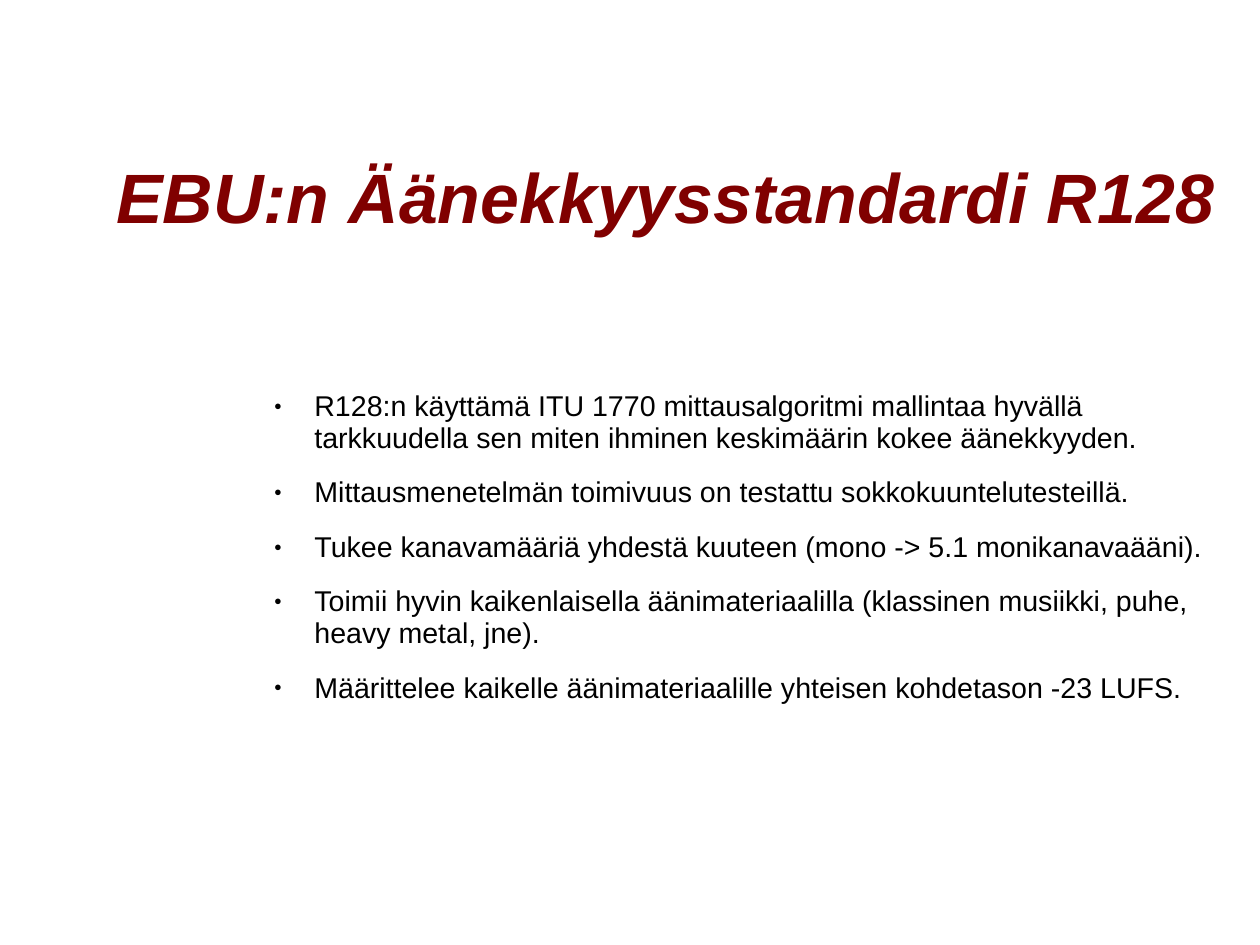
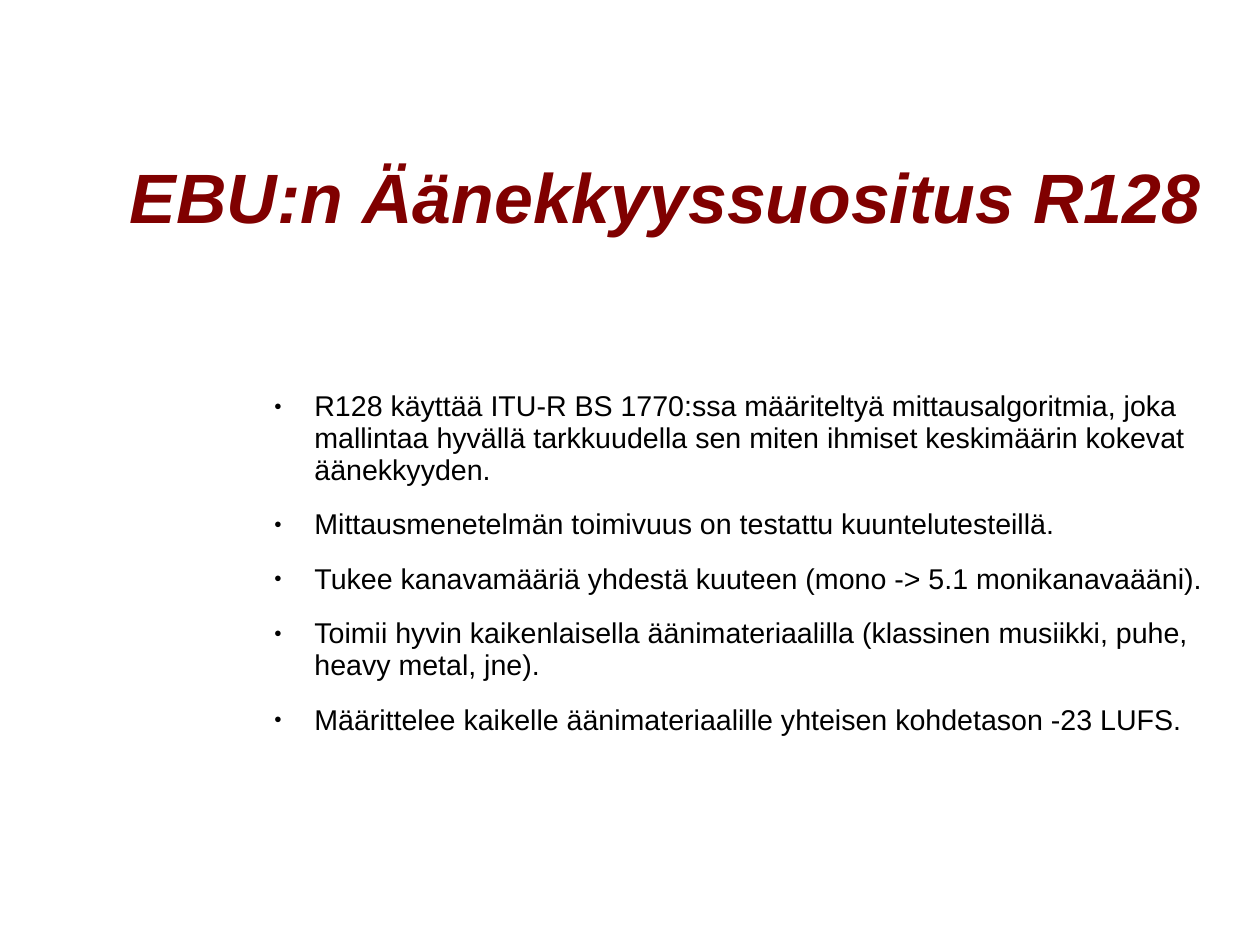
Before and after one commit to mhartzel/Introduction_To_Loudness_Correction, a slide deck: slide 7 of odp/Aanekkyyden Hallinta.odp (slide 6 before the commit). Drawn at 1260x945 pixels with LibreOffice and Linux fonts; fonts in the diff are those of the drawing; background and template pictures are left out. Boxes give left, top, right and bottom in pixels: in the first picture for what was removed or moved away, otherwise in the second. Text is boxed around its words. In the diff, an @@ line names an element or a change of style, - is before the commit and + after.

```diff
--- a/odp/Aanekkyyden Hallinta.odp
+++ b/odp/Aanekkyyden Hallinta.odp
@@ title at [130,167,1200,236]: text changed @@
-EBU:n Äänekkyysstandardi R128
+EBU:n Äänekkyyssuositus R128
@@ text at [314,395,1184,535]: text changed @@
-● R128:n käyttämä ITU 1770 mittausalgoritmi mallintaa hyvällä tarkkuudella sen miten ihminen keskimäärin kokee äänekkyyden.
-● Mittausmenetelmän toimivuus on testattu sokkokuuntelutesteillä.
+● R128 käyttää ITU-R BS 1770:ssa määriteltyä mittausalgoritmia, joka mallintaa hyvällä tarkkuudella sen miten ihmiset keskimäärin kokevat äänekkyyden.
+● Mittausmenetelmän toimivuus on testattu kuuntelutesteillä.
```
Also in this commit, not shown: 13 other slides changed, 1 other file.
